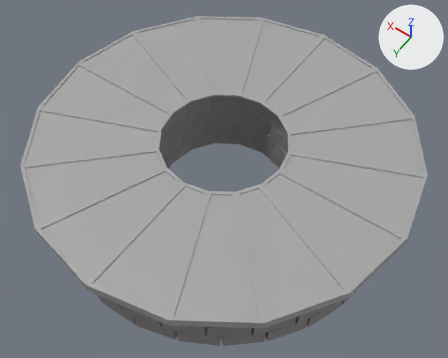
Two versions of the Blender file assets/models/table.blend, one commit apart.
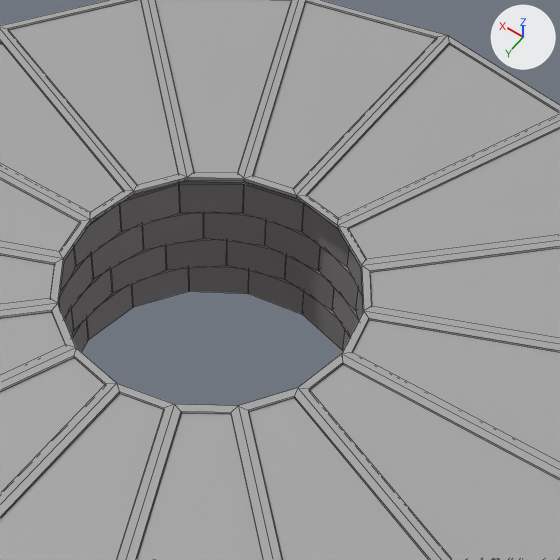
Each version is shown whole from a camera (50 mm lens) standing at (-2.37, 3.31, 5.42) and looking at (-0.05, 0.06, 0.31), then close up on the part from 30% to 83% of the width and 6% to 72% of the height. Every picture has the same lights, and +X, +Y and +Z are marked at upper right. The close-ups show mesh edges as thin lines.

Objects in the first close-up: 'Table', 'Wall'.
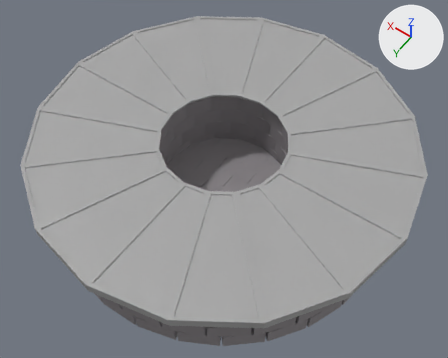
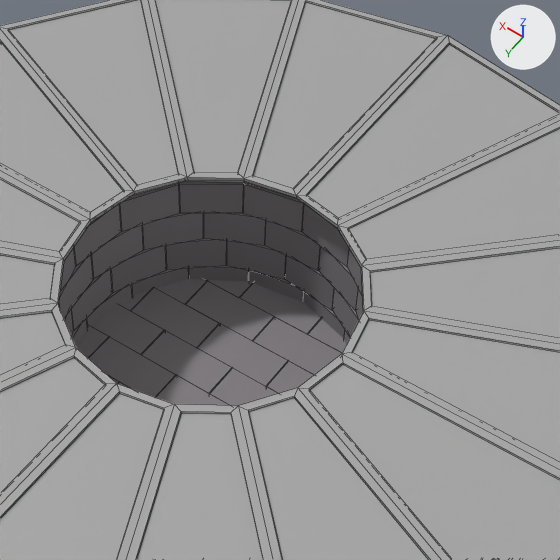
Pixel boxes [x1, y1, x2, y2] of what changed, in the close-ups (560 x 560 px):
'Floor', added
    after: [76, 279, 346, 406]

The edits, one by one:
Mesh me_cube_001 is new.
It has 248 vertices, 186 faces and spans x -0.98..0.98, y -0.73..0.75, z -0.09..0.09.
It uses material mat_material_001 (grey #8c878a).
Object 'Floor' (ob_floor) is new; it shows me_cube_001.
Its location is (0.0, 0.0, 0.0).
